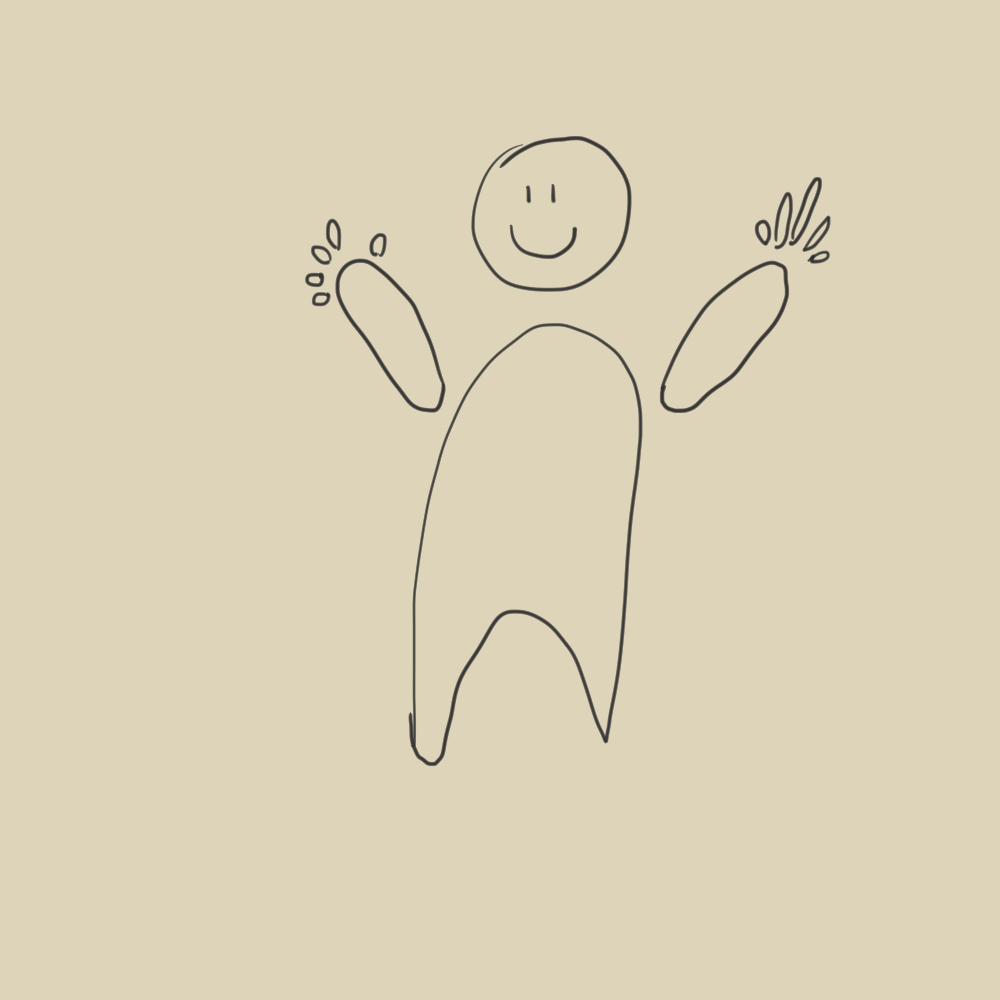
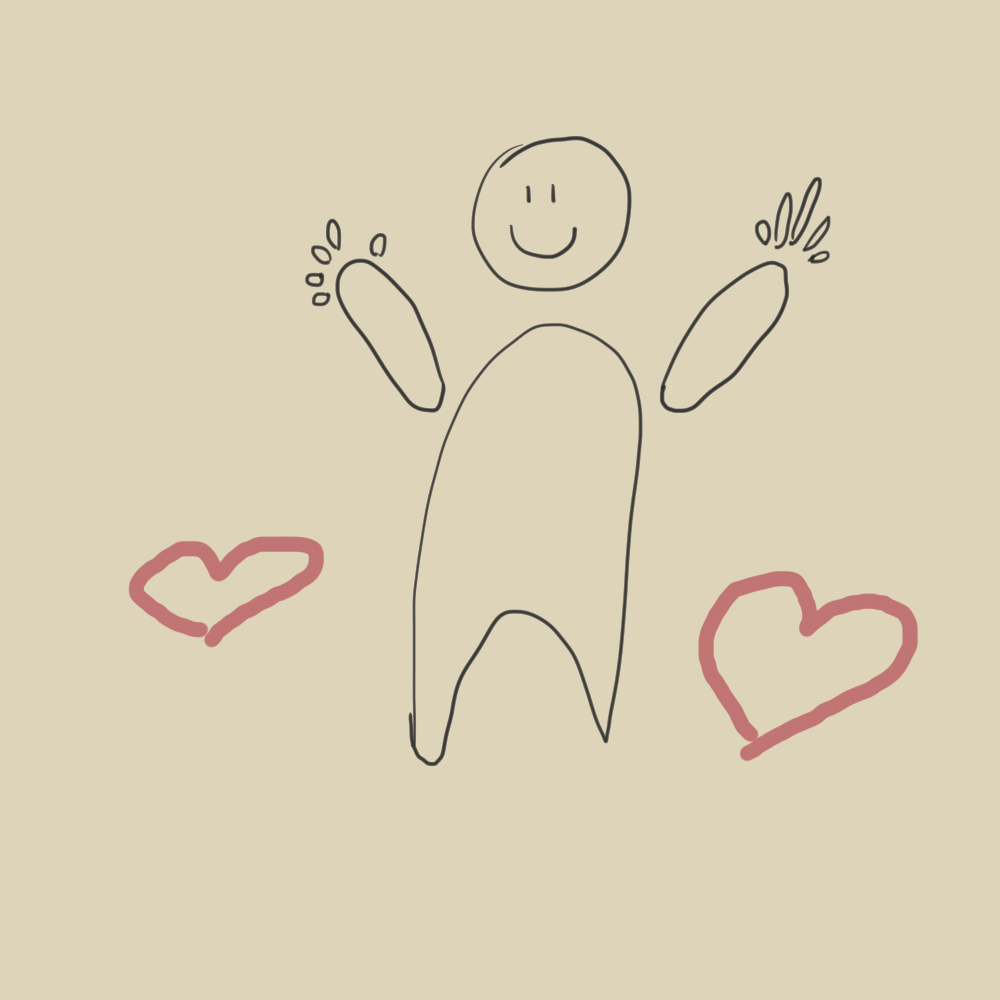
Layered file, before and after one edit (1000x1000). Changes by layer:
added layer "Calque 1" above "Layer 1" over [128, 536, 918, 762]
